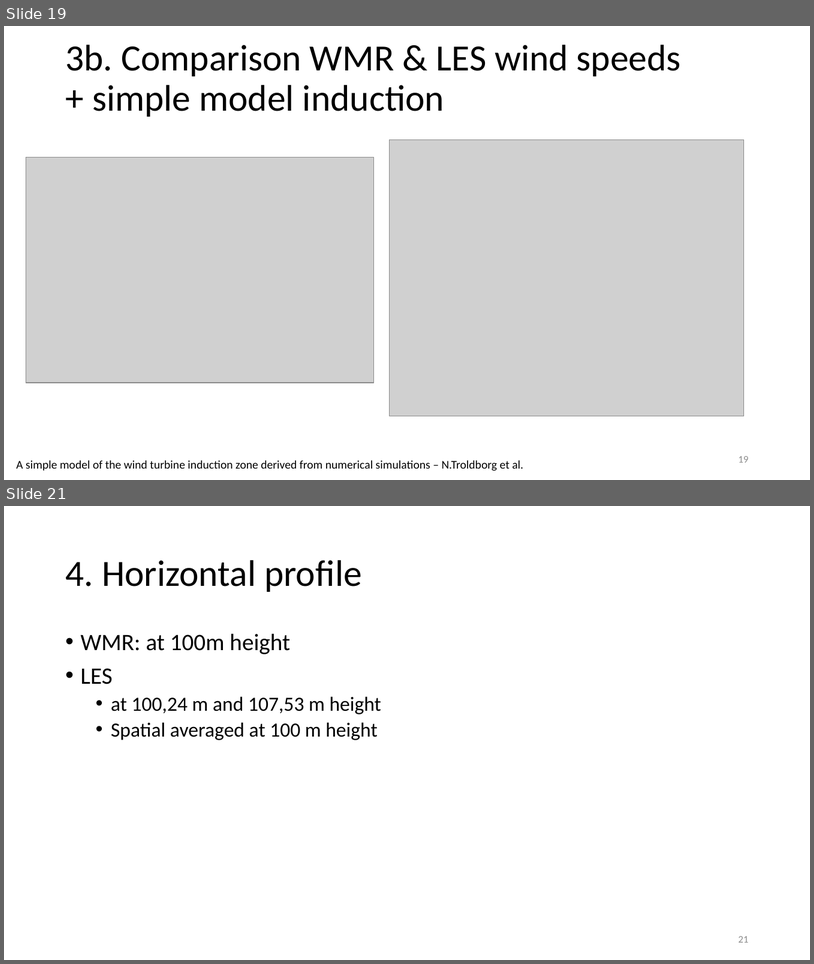
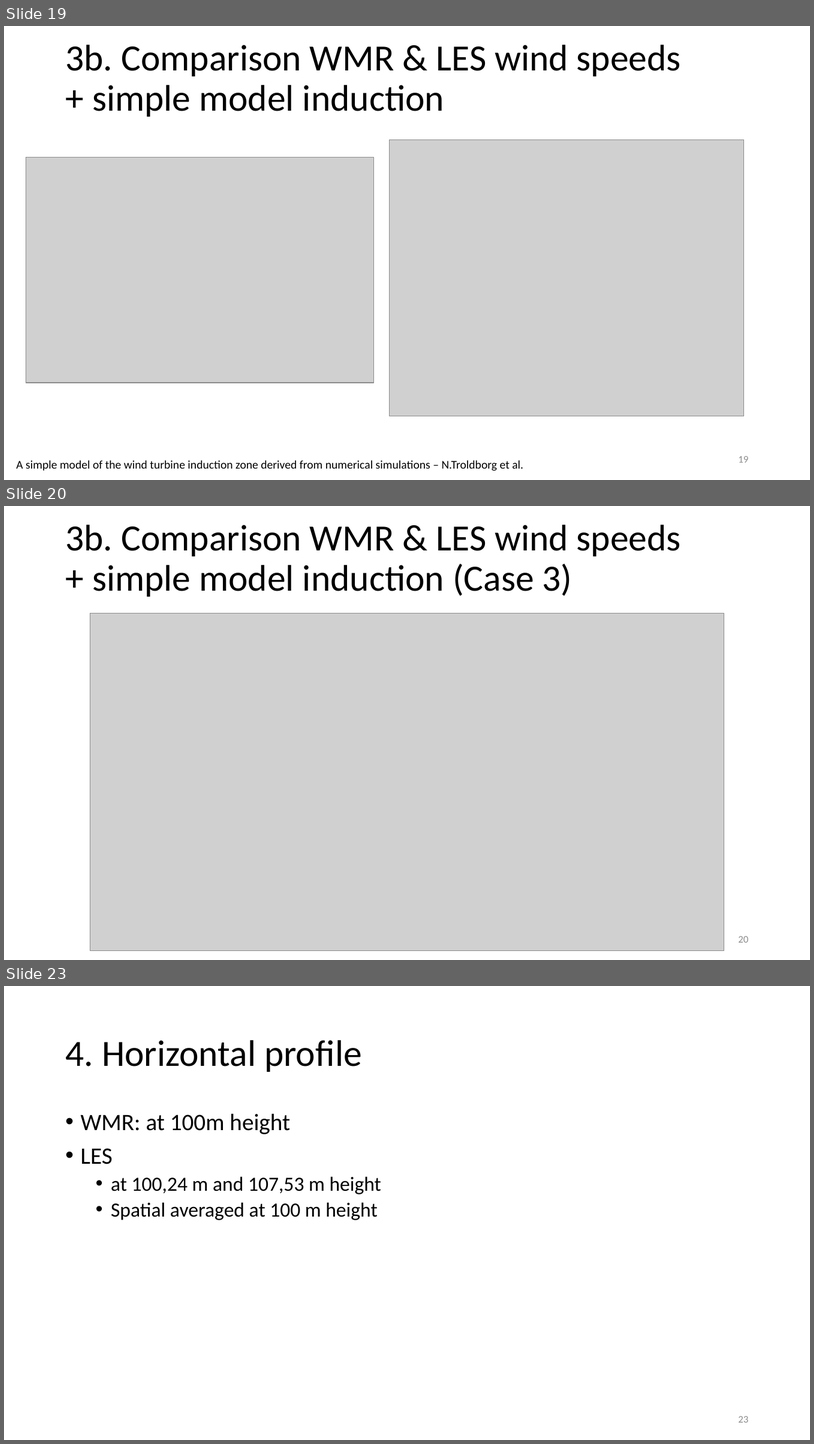
Before and after one commit to obossuyt/Thesis_Ottelien, a slide deck: Meetings & Official Documents/20180327_Meeting10.pptx. Shown one above the other, each under a label of ours: slides 19 and 21 before the commit, slides 19, 20 and 23 after it; the slides between them are not shown. The pictures are 814x964 and 814x1444 pixels, drawn with LibreOffice and Linux fonts; fonts in the diff are those of the drawing; grey boxes stand for pictures. Boxes give left, top, right and bottom in pixels: in the first picture for what was removed or moved away, otherwise in the second. Text is boxed around its words. In the diff, an @@ line names an element or a change of style, - is before the commit and + after.

```diff
--- a/Meetings & Official Documents/20180327_Meeting10.pptx
+++ b/Meetings & Official Documents/20180327_Meeting10.pptx
@@ slide 20 added at [4, 506, 810, 960], background #FFFFFF @@
@@ text added at [65, 525, 681, 597], 44 pt, text #000000 @@
+3b. Comparison WMR & LES wind speeds
++ simple model induction (Case 3)
@@ picture added at [90, 613, 724, 951] @@
@@ page number added at [738, 936, 749, 942], 12 pt, text #8C8C8C @@
+20
@@ what was slide 21 is now slide 23 @@
@@ page number at [738, 1416, 749, 1422]: text changed @@
-21
+23
```
Also in this commit, not shown: 2 slides changed, 1 other slide added.
